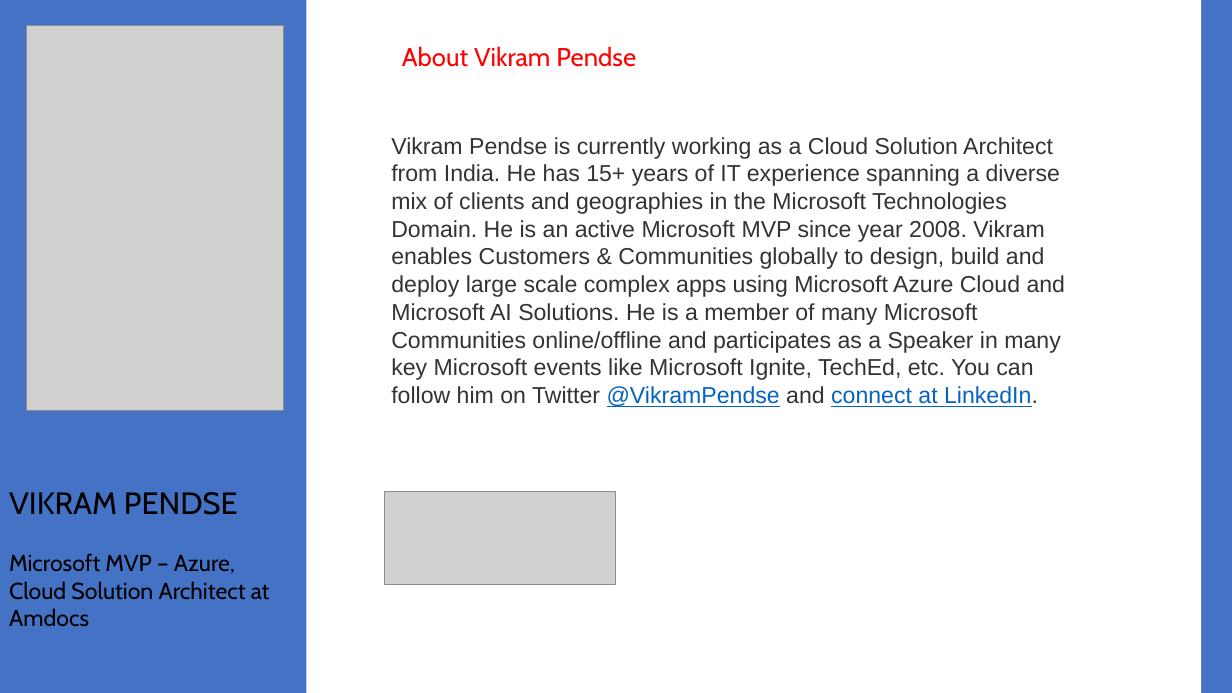
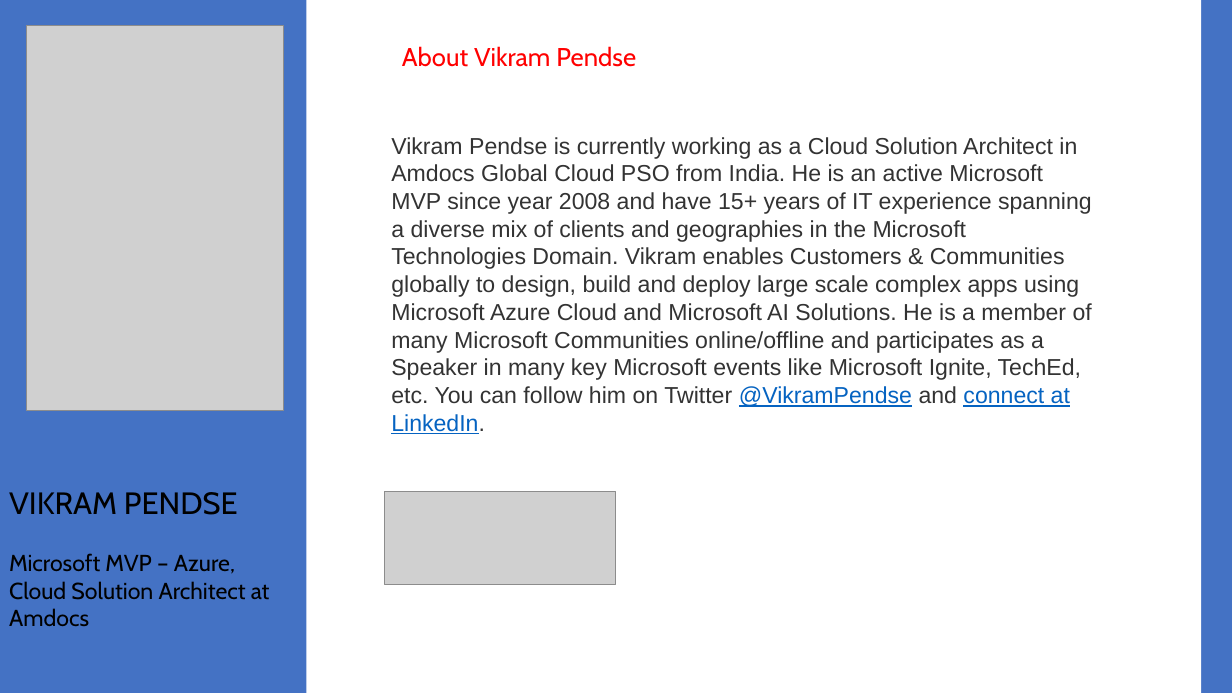
Before and after one commit to VikramPendse/SpeakerProfile, a slide deck: slide 1 of Vikram_Pendse_Speaker_Profile.pptx. Drawn at 1232x693 pixels with LibreOffice and Linux fonts; fonts in the diff are those of the drawing; grey boxes stand for pictures. Boxes give left, top, right and bottom in pixels: in the first picture for what was removed or moved away, otherwise in the second. Text is boxed around its words. In the diff, an @@ line names an element or a change of style, - is before the commit and + after.

Commit message:
Updated Profile
Updated Org details

```diff
--- a/Vikram_Pendse_Speaker_Profile.pptx
+++ b/Vikram_Pendse_Speaker_Profile.pptx
@@ text at (391, 137, 1092, 434): text changed @@
-Vikram Pendse is currently working as a Cloud Solution Architect from India. He has 15+ years of IT experience spanning a diverse mix of clients and geographies in the Microsoft Technologies Domain. He is an active Microsoft MVP since year 2008. Vikram enables Customers & Communities globally to design, build and deploy large scale complex apps using Microsoft Azure Cloud and Microsoft AI Solutions. He is a member of many Microsoft Communities online/offline and participates as a Speaker in many key Microsoft events like Microsoft Ignite, TechEd, etc. You can follow him on Twitter @VikramPendse and connect at LinkedIn.
+Vikram Pendse is currently working as a Cloud Solution Architect in Amdocs Global Cloud PSO from India. He is an active Microsoft MVP since year 2008 and have 15+ years of IT experience spanning a diverse mix of clients and geographies in the Microsoft Technologies Domain. Vikram enables Customers & Communities globally to design, build and deploy large scale complex apps using Microsoft Azure Cloud and Microsoft AI Solutions. He is a member of many Microsoft Communities online/offline and participates as a Speaker in many key Microsoft events like Microsoft Ignite, TechEd, etc. You can follow him on Twitter @VikramPendse and connect at LinkedIn.
```
